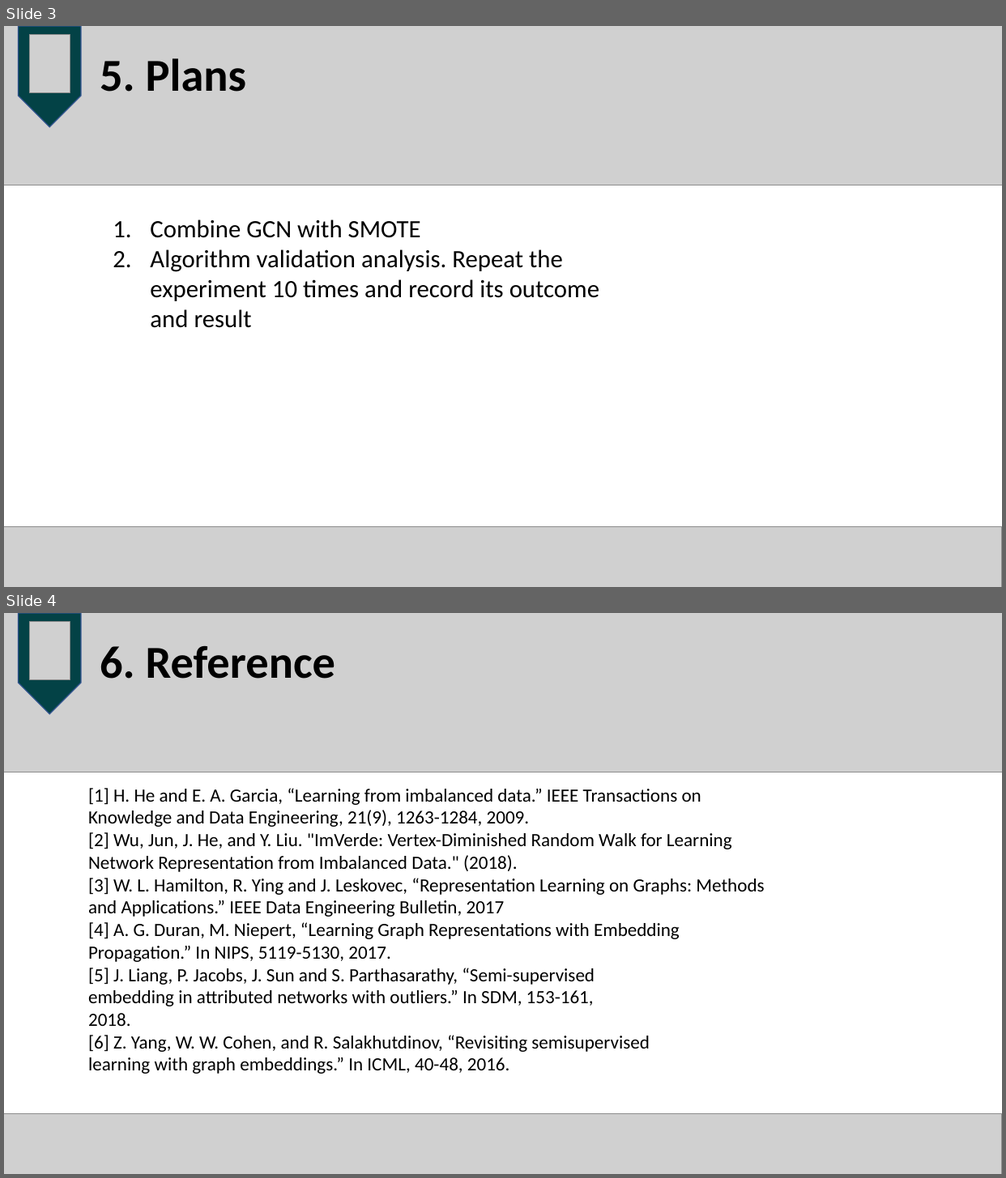
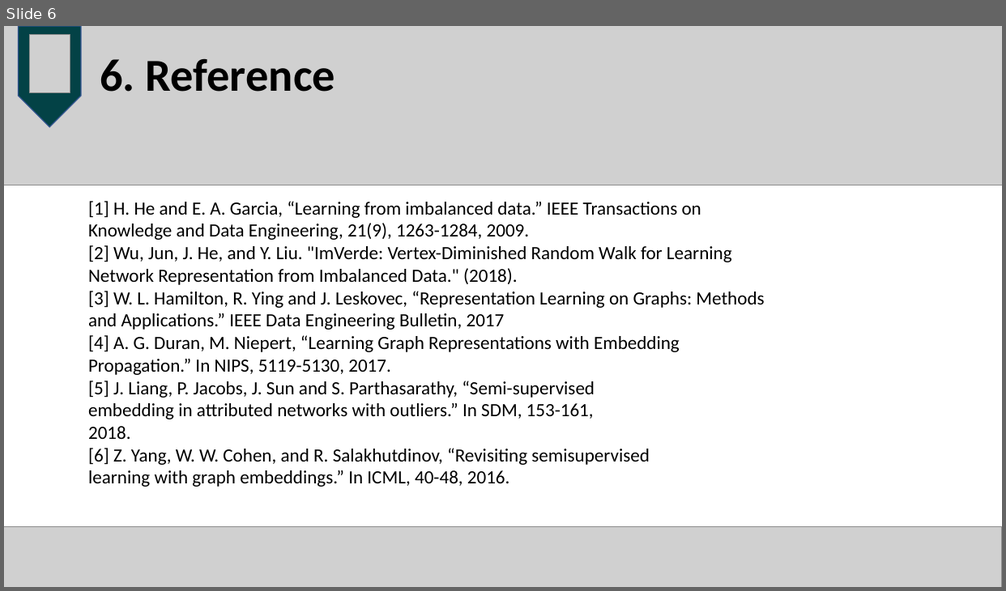
Before and after one commit to coda953/OSproject, a slide deck: tfboys.pptx. Shown one above the other, each under a label of ours: slides 3 and 4 before the commit, slide 6 after it. The pictures are 1006x1178 and 1006x591 pixels, drawn with LibreOffice and Linux fonts; fonts in the diff are those of the drawing; grey boxes stand for pictures. Boxes give left, top, right and bottom in pixels: in the first picture for what was removed or moved away, otherwise in the second. Text is boxed around its words. In the diff, an @@ line names an element or a change of style, - is before the commit and + after.

```diff
--- a/tfboys.pptx
+++ b/tfboys.pptx
@@ slide 3 removed at (x1=4, y1=26, x2=1002, y2=587), background #FFFFFF @@
@@ picture removed at (x1=4, y1=26, x2=1002, y2=185) @@
@@ pentagon arrow removed at (x1=18, y1=26, x2=81, y2=127) @@
@@ picture removed at (x1=29, y1=34, x2=70, y2=92) @@
@@ title removed at (x1=100, y1=58, x2=246, y2=92) @@
-5. Plans
@@ text removed at (x1=150, y1=220, x2=599, y2=328) @@
-1. Combine GCN with SMOTE
-2. Algorithm validation analysis. Repeat the experiment 10 times and record its outcome and result
@@ picture removed at (x1=4, y1=527, x2=1002, y2=587) @@
@@ what was slide 4 is now slide 6 @@
```
Also in this commit, not shown: 1 slide changed, 4 slides added, 1 other slide removed, 1 other file.
